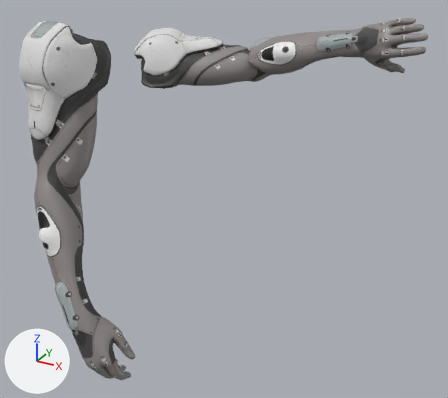
Renders of the FBX model Mohamad/FBX/Player character Anims/Arms/FirstPerson_WallRun_Left_Further.fbx from each side of a commit.
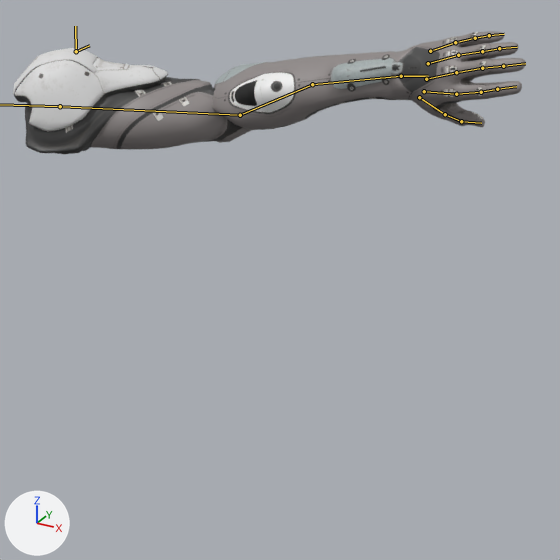
Old and new are each drawn whole from a 50 mm camera at (1.156, -1.346, 0.239) aimed at (0.473, -0.105, -0.381) and again close up on the part from 28% to 100% of the width and 0% to 81% of the height. Arrows for +X, +Y and +Z are at lower left; the lights stay in place. Both versions are drawn at frame 1 of the action 'Scene'; the numbers are the values there. The bones that bend it are drawn over the model as lines in the close-ups.

Names of what the first close-up shows: 'SK_Wraith'.
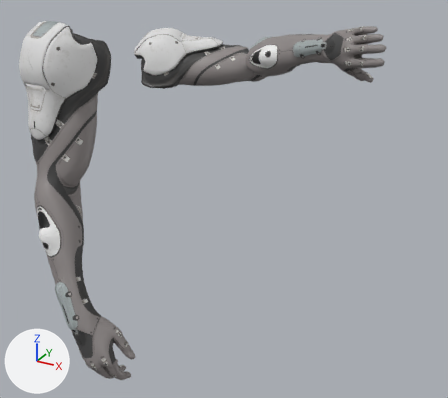
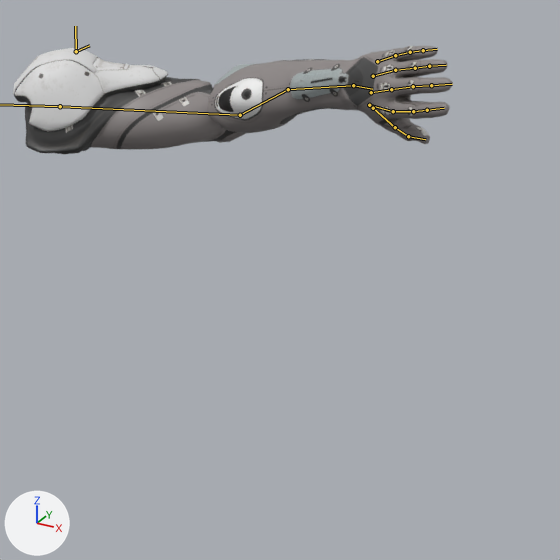
What differs and where, as boxes (x1, y1, x2, y2) in the close-ups (560 x 560 px):
'SK_Wraith', posed
    before: (13, 31, 526, 154)
    after: (13, 46, 453, 154)
bone 'DEF_elbow.L.001', root to tip
    before: (240, 115) to (312, 84)
    after: (240, 115) to (288, 89)
bone 'DEF_hand.L.001', root to tip
    before: (401, 76) to (428, 76)
    after: (353, 85) to (372, 89)

What the commit changed:
Bone 'DEF_elbow.L.001' (bone_def_elbow_l_001) turns from (22, 60, 37) to (50, 47, 64) degrees about its own x, y and z.
Bone 'DEF_hand.L.001' (bone_def_hand_l_001) turns from (9, 1, 25) to (9, 2, 19) degrees about its own x, y and z.
